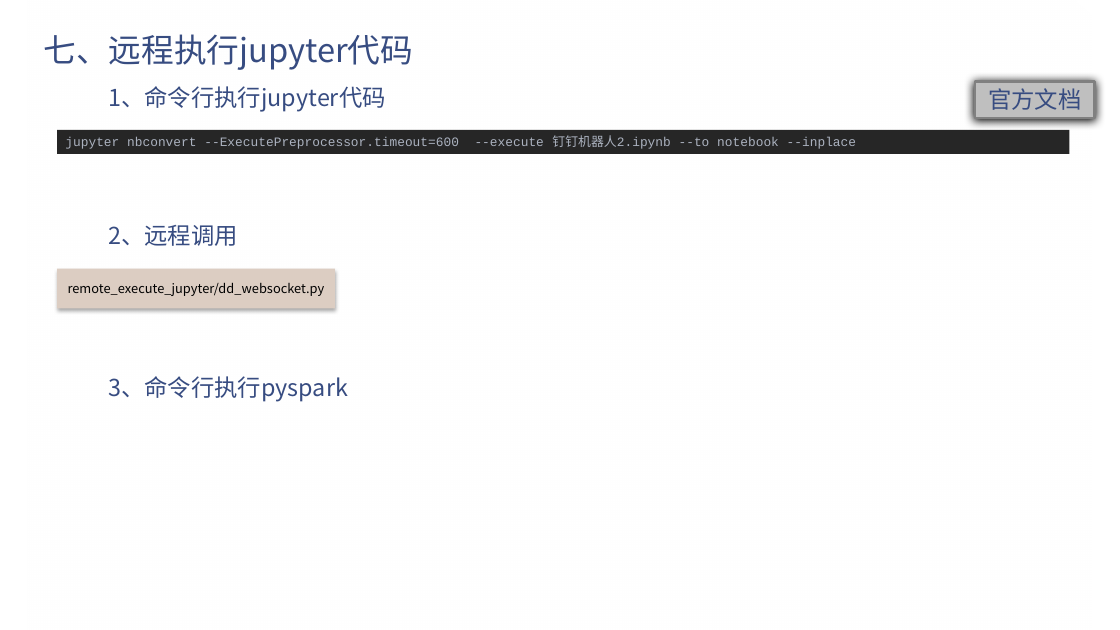
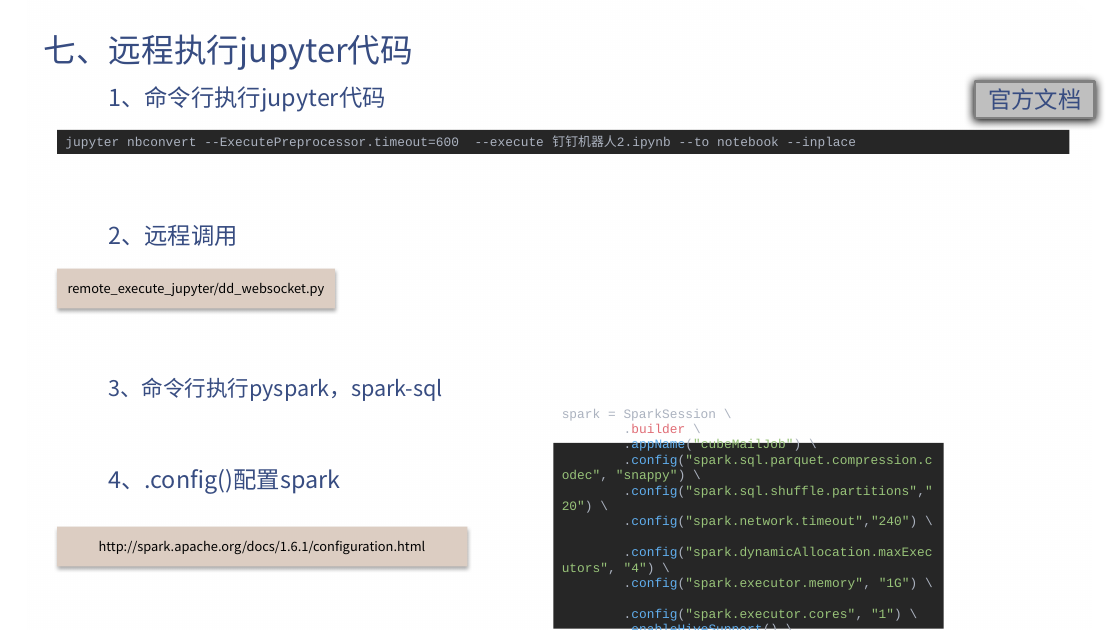
Before and after one commit to e271828182/dd_talk, a slide deck: slide 19 of 钉钉机器人.pptx. Drawn at 1120x630 pixels with LibreOffice and Linux fonts; fonts in the diff are those of the drawing; background and template pictures are left out. Boxes give left, top, right and bottom in pixels: in the first picture for what was removed or moved away, otherwise in the second. Text is boxed around its words. In the diff, an @@ line names an element or a change of style, - is before the commit and + after.

```diff
--- a/钉钉机器人.pptx
+++ b/钉钉机器人.pptx
@@ text at [108, 378, 443, 401]: text changed; size 20 to 18.5 pt @@
-3、命令行执行pyspark
+3、命令行执行pyspark，spark-sql
@@ rectangle added at [554, 443, 944, 628], fill #262626, 11 pt, text #98C379 @@
+spark = SparkSession \
+.builder \
+.appName("cubeMailJob") \
+.config("spark.sql.parquet.compression.codec", "snappy") \
+.config("spark.sql.shuffle.partitions","20") \
+.config("spark.network.timeout","240") \
+.config("spark.dynamicAllocation.maxExecutors", "4") \
+.config("spark.executor.memory", "1G") \
+.config("spark.executor.cores", "1") \
+.enableHiveSupport() \
+.getOrCreate()
@@ text added at [108, 469, 340, 494], 20 pt, text #374C81 @@
+4、.config()配置spark
@@ rectangle added at [57, 527, 467, 566], fill #DCCDC2, 11 pt, text #000000 @@
+http://spark.apache.org/docs/1.6.1/configuration.html
```
